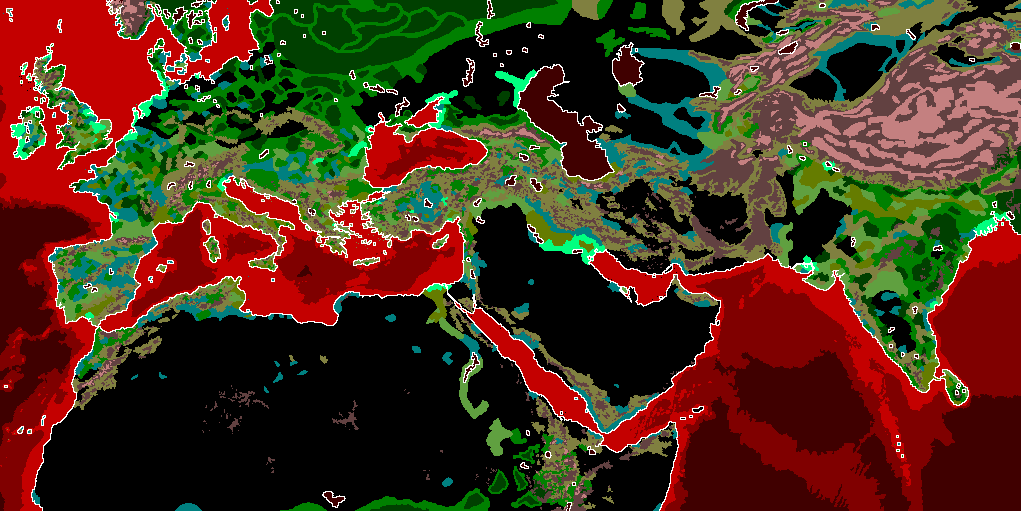
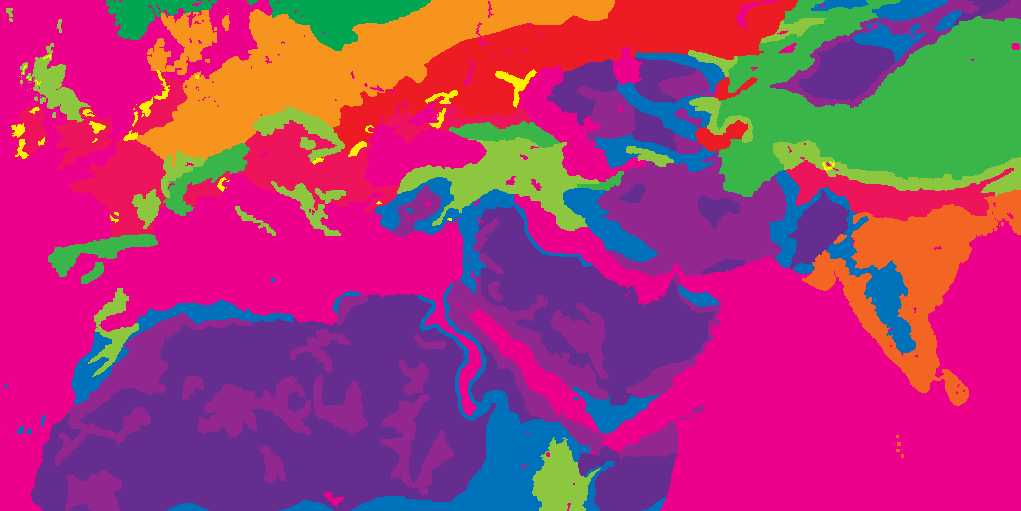
Layered file, before and after one edit (1021 x 511). Changes by layer:
hid "map_ground_types" over [0,0,1021,511]
showed "map_climates", painted on it over [0,0,1021,511]
